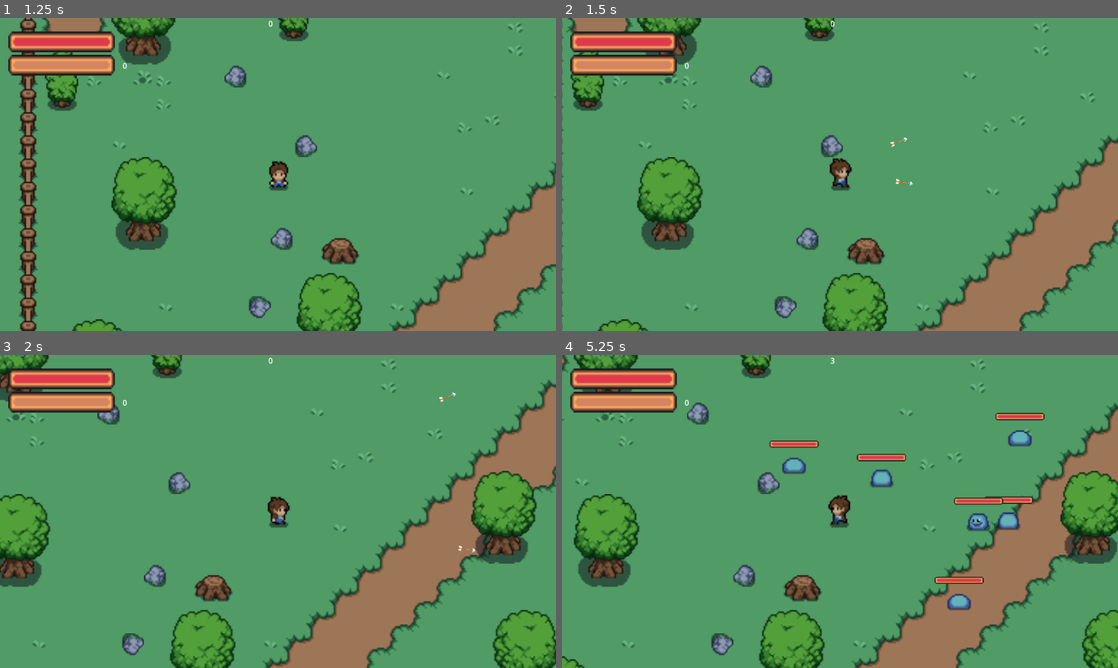
Above: before the commit, frames 1-4 (two rows, left to right).
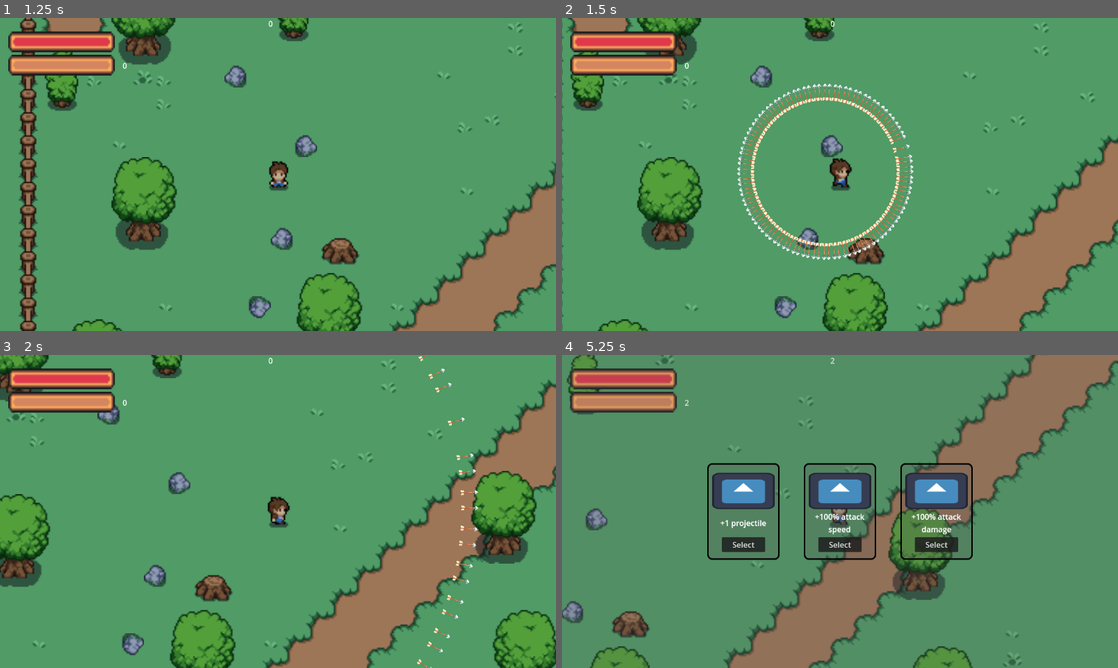
Above: after the commit, the same moments.

Repository: IgorMianowany/Manual-Vampire-Survivors
Game: Godot game, scene res://level_01.tscn
Two runs of this game, one before a commit and one after it. Both use one fixed random seed, a clock stepped at 60 frames per second and the inputs below. The engine's default icon, where the game draws it, is replaced by a stand-in: a white triangle on a blue panel in a dark square.
Inputs (mouse positions are in pixels of both pictures, inside the frame that each line leads up to):
- Up to frame 1 (1.25 s): click "Select" at 0.5 s
- Up to frame 2 (1.5 s): tap Enter at 1.25 s; move the mouse to (962, 158) at 1.27 s; press the mouse at (962, 158) at 1.28 s; hold D (move_right) from 1.28 s (still down)
- Up to frame 3 (2 s): keep holding D (move_right)
- Up to frame 4 (5.25 s): move the mouse to (728, 527) at 2.02 s; release D (move_right) at 2.03 s; release the mouse at (728, 527) at 2.03 s; hold W (move_down) 2.03-2.78 s; click (728, 527) at 2.1 s; move the mouse to (895, 442) at 2.77 s; press the mouse at (895, 442) at 2.78 s; hold D (move_right) 2.78-3.53 s; move the mouse to (812, 574) at 3.52 s; release the mouse at (812, 574) at 3.53 s; hold S (move_up) 3.53-4.28 s; click (812, 574) at 3.6 s; move the mouse to (1006, 558) at 4.27 s; press the mouse at (1006, 558) at 4.28 s; hold A (move_left) from 4.28 s (still down); move the mouse to (673, 464) at 5.02 s; release the mouse at (673, 464) at 5.03 s; click (673, 464) at 5.1 s

Frame 1 is identical in both runs. In frame 2, 2.2% of the frame differs, in the area x 31-64%, y 20-78%; in frame 3, 0.4%; in frame 4, 49%, in the area x 0-100%, y 0-100%.

Commit message:
made arrows not hit player

Diff:
--- a/player.tscn
+++ b/player.tscn
@@ -347,6 +347,7 @@
 [node name="Weapon" type="Node2D" parent="."]
 script = ExtResource("53_b61je")
 damage = 5.0
+projectiles = 100
 
 [node name="WeaponType" type="Node2D" parent="Weapon"]
 script = ExtResource("55_2hpdj")
--- a/scripts/bow.gd
+++ b/scripts/bow.gd
@@ -2,7 +2,7 @@
 extends WeaponType
 
 @export var attack_speed := 2
-@export var spread := 30 # make spread based on projectile number, maybe something like 30 degrees + int division of projectiles * 10, so 10 degrees for every 5 projectiles for example
+@export var spread := 720 # make spread based on projectile number, maybe something like 30 degrees + int division of projectiles * 10, so 10 degrees for every 5 projectiles for example
 var arrow_scene := preload("res://arrow.tscn")
 var rotation_change := 0
 
--- a/scripts/hurtbox.gd
+++ b/scripts/hurtbox.gd
@@ -13,6 +13,9 @@
 	if hitbox == null or hitbox.owner == owner:
 		return
 
+	if owner.name == hitbox.owner.get_parent().get_parent().get_parent().name:
+		return
+
 	if owner.name.contains("Slime") and hitbox.owner.name.contains("Slime"):
 		return
 
--- a/scripts/player_state.gd
+++ b/scripts/player_state.gd
@@ -5,7 +5,7 @@
 var experience_threshold : int = 10
 var level : int = 0
 var projectiles : int = 0
-var attack_speed : float = 2
+var attack_speed : float = 1
 var attack_damage : float = 5
 @onready var health : float = max_health
 
@@ -34,7 +34,8 @@
 
 func add_upgrade(upgrade : UPGRADES, upgrade_number : int):
 	if upgrade == UPGRADES.ATTACK_SPEED:
-		attack_speed -= 1
+		attack_speed -= 0.1 * attack_speed
+		print(attack_speed)
 	elif upgrade == UPGRADES.ATTACK_DAMAGE:
 		attack_damage += 5
 	elif upgrade == UPGRADES.PROJECTILES:
--- a/ui.gd
+++ b/ui.gd
@@ -1,5 +1,6 @@
 extends Control
 var timer : float
+var upgrade_selection := preload("res://upgrade_selection.tscn")
 
 # Called when the node enters the scene tree for the first time.
 func _ready() -> void:
@@ -19,3 +20,4 @@
 	$CanvasLayer/ExperienceBar.value = PlayerState.experience
 	$CanvasLayer/ExperienceBar.max_value = PlayerState.experience_threshold
 	$CanvasLayer/Level.text = str(PlayerState.level)
+	add_child(upgrade_selection.instantiate())
--- a/upgrade_selection.gd
+++ b/upgrade_selection.gd
@@ -3,6 +3,7 @@
 @onready var upgrade_container = $CanvasLayer/HBoxContainer
 
 func _ready() -> void:
+	PlayerState.level_up.connect(_upgrade_selection_visible)
 	get_tree().paused = true
 	for node in upgrade_container.get_children():
 		node.upgrade_selected.connect(_quit)
@@ -19,3 +20,6 @@
 func _quit():
 	get_tree().paused = false
 	queue_free()
+
+func _upgrade_selection_visible():
+	add_child($CanvasLayer)
